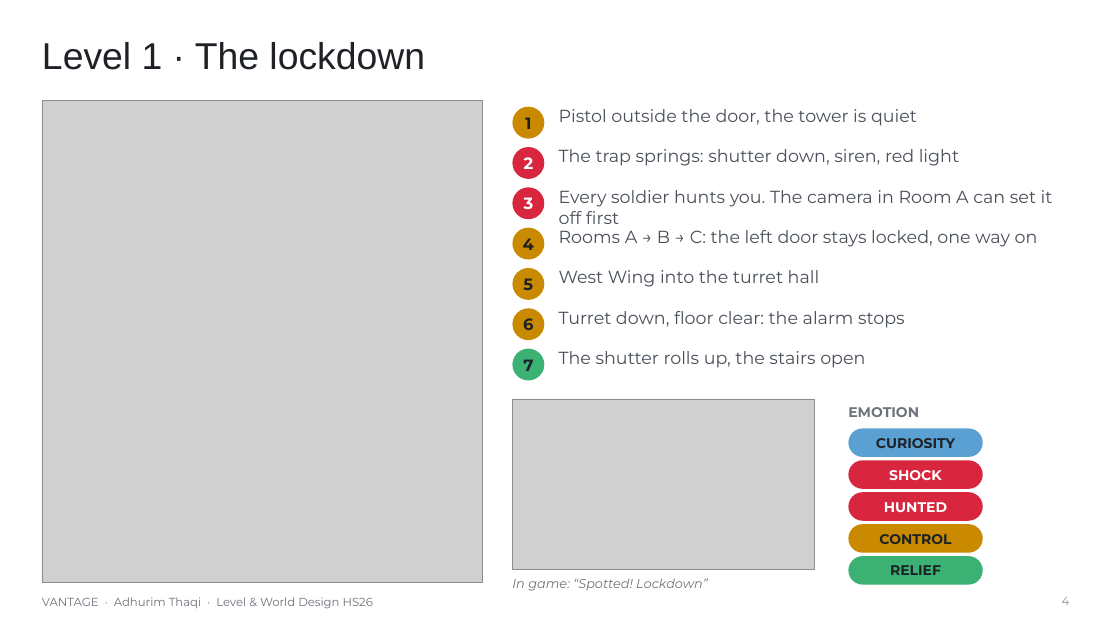
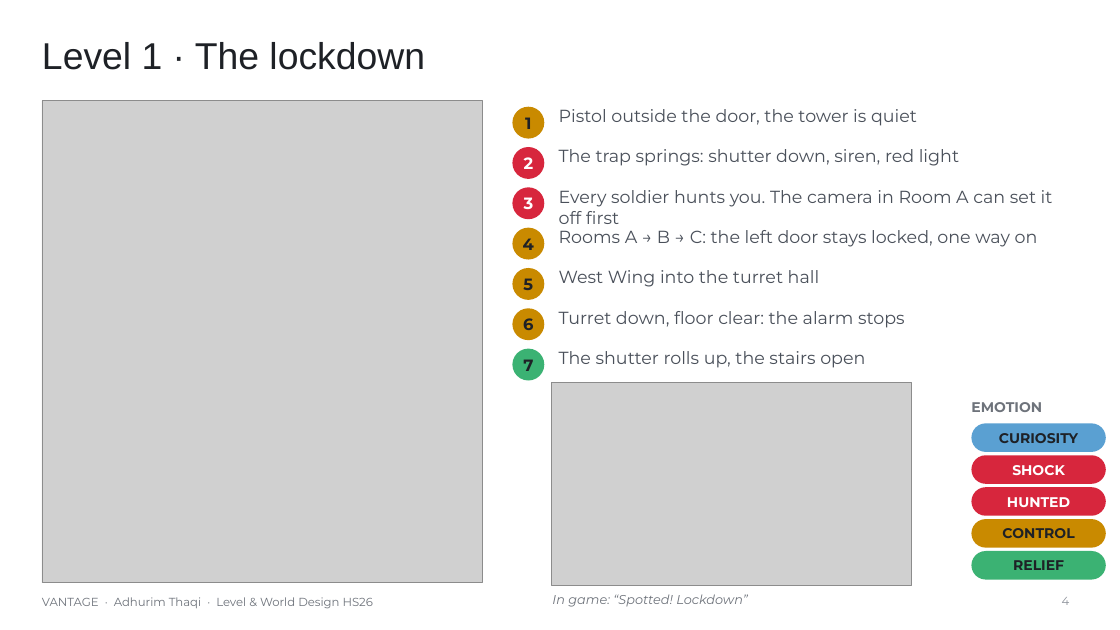
Before and after one commit to AdhurimThaqi/vantage-level-world-design, a slide deck: slide 4 of PaperDocumentation-/Presentation/VANTAGE_Presentation.pptx. Drawn at 1120x630 pixels with LibreOffice and Linux fonts; fonts in the diff are those of the drawing; grey boxes stand for pictures. Boxes give left, top, right and bottom in pixels: in the first picture for what was removed or moved away, otherwise in the second. Text is boxed around its words. In the diff, an @@ line names an element or a change of style, - is before the commit and + after.

```diff
--- a/PaperDocumentation-/Presentation/VANTAGE_Presentation.pptx
+++ b/PaperDocumentation-/Presentation/VANTAGE_Presentation.pptx
@@ picture: place and size @@
-picture at [513,399,815,570]
+picture at [552,382,912,586]
@@ 5 rounded rectangles, 1 text: place and size @@
-5 rounded rectangles, 1 text at [848,407,983,585]
+5 rounded rectangles, 1 text at [971,402,1106,580]
@@ text "In game: “Spotted! Lockdown”": place and size @@
-text "In game: “Spotted! Lockdown”" at [512,578,707,591]
+text "In game: “Spotted! Lockdown”" at [552,594,747,607]
```
Also in this commit, not shown: 2 other files.
